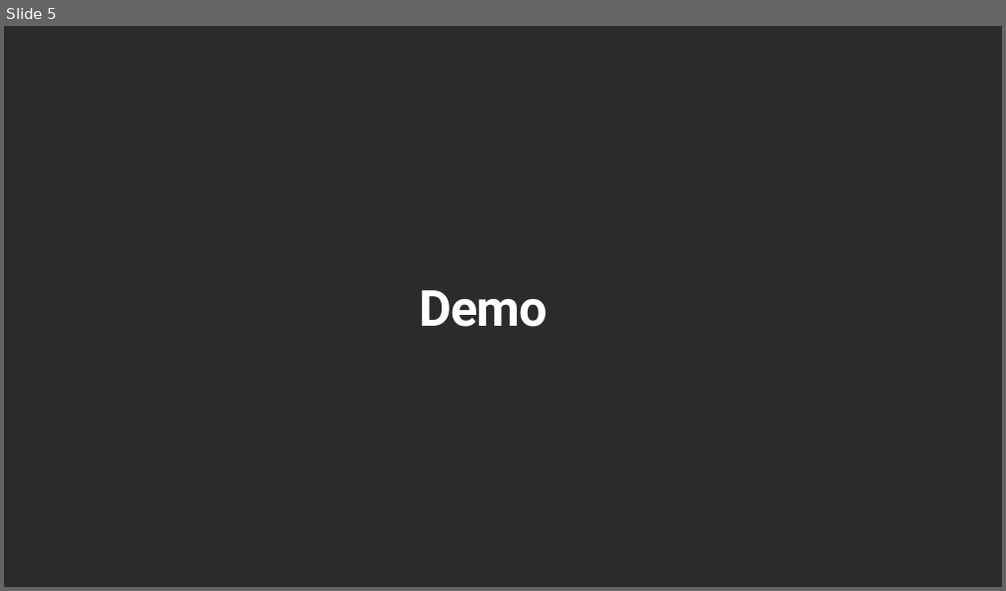
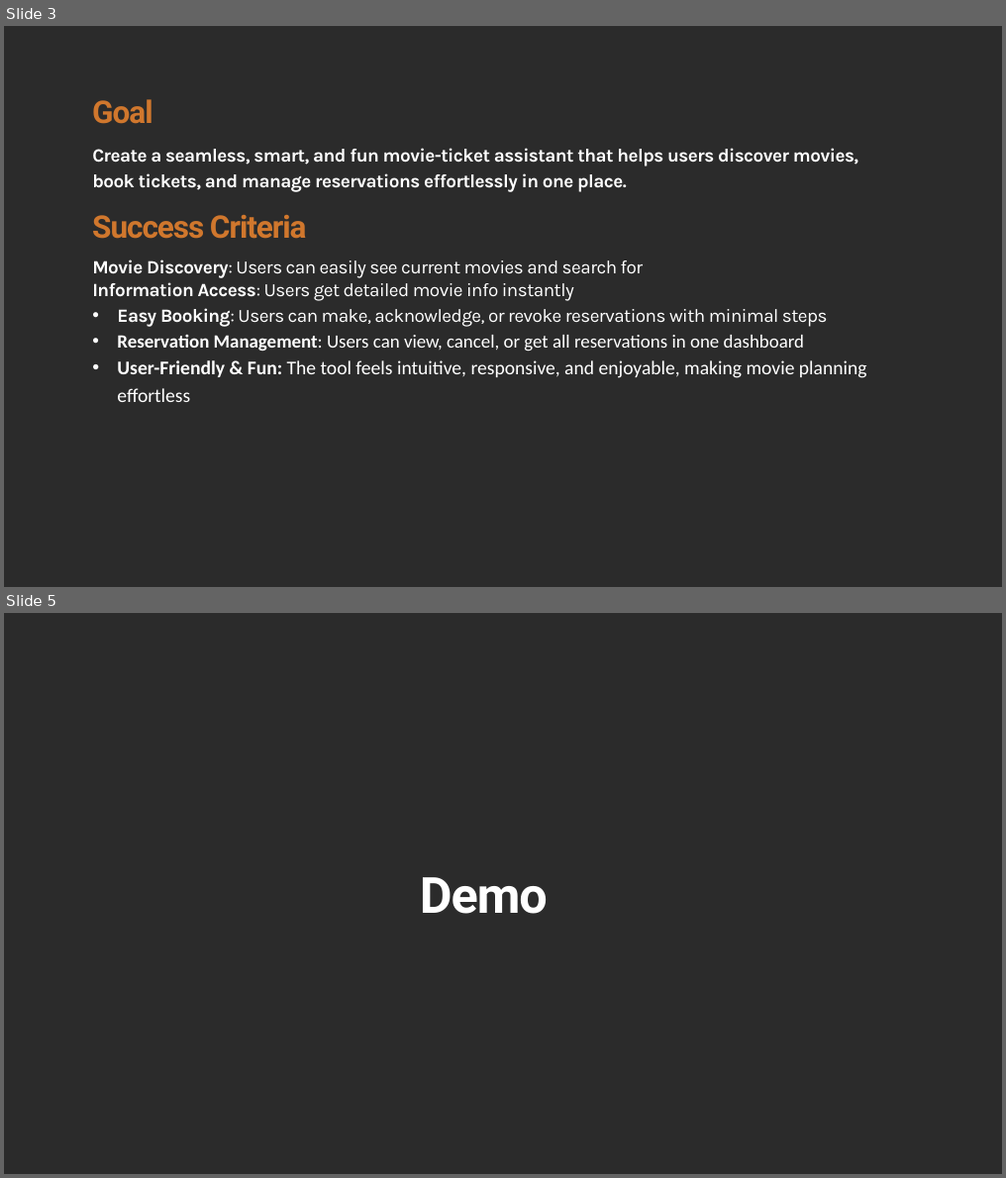
Before and after one commit to NewOrbit/Hackathon-2025, a slide deck: demo/demo_template 1.pptx. Shown one above the other, each under a label of ours: slide 5 before the commit, slides 3 and 5 after it; the slides between them are not shown. The pictures are 1006x591 and 1006x1178 pixels, drawn with LibreOffice and Linux fonts; fonts in the diff are those of the drawing; background and template pictures are left out; a plain dark background stands for a picture behind light text. Boxes give left, top, right and bottom in pixels: in the first picture for what was removed or moved away, otherwise in the second. Text is boxed around its words. In the diff, an @@ line names an element or a change of style, - is before the commit and + after.

```diff
--- a/demo/demo_template 1.pptx
+++ b/demo/demo_template 1.pptx
@@ slide 3 added at <box>4,26,1002,587</box>, background picture (left out) @@
@@ text added at <box>92,99,152,124</box>, 45 pt, text #D0772D, bold @@
+Goal
@@ text added at <box>92,148,858,192</box>, 27 pt, text #FFFFFF, bold @@
+Create a seamless, smart, and fun movie-ticket assistant that helps users discover movies, book tickets, and manage reservations effortlessly in one place.
@@ text added at <box>92,215,307,239</box>, 45 pt, text #D0772D, bold @@
+Success Criteria
@@ text added at <box>92,260,867,402</box>, 27 pt, text #FFFFFF @@
+• Movie Discovery: Users can easily see current movies and search for
+  Information Access: Users get detailed movie info instantly
+  Easy Booking: Users can make, acknowledge, or revoke reservations with minimal steps
+• Reservation Management: Users can view, cancel, or get all reservations in one dashboard
+• User-Friendly & Fun: The tool feels intuitive, responsive, and enjoyable, making movie planning effortless
```
Also in this commit, not shown: 1 slide changed, 2 other slides added, 3 slides removed, 3 other files.
